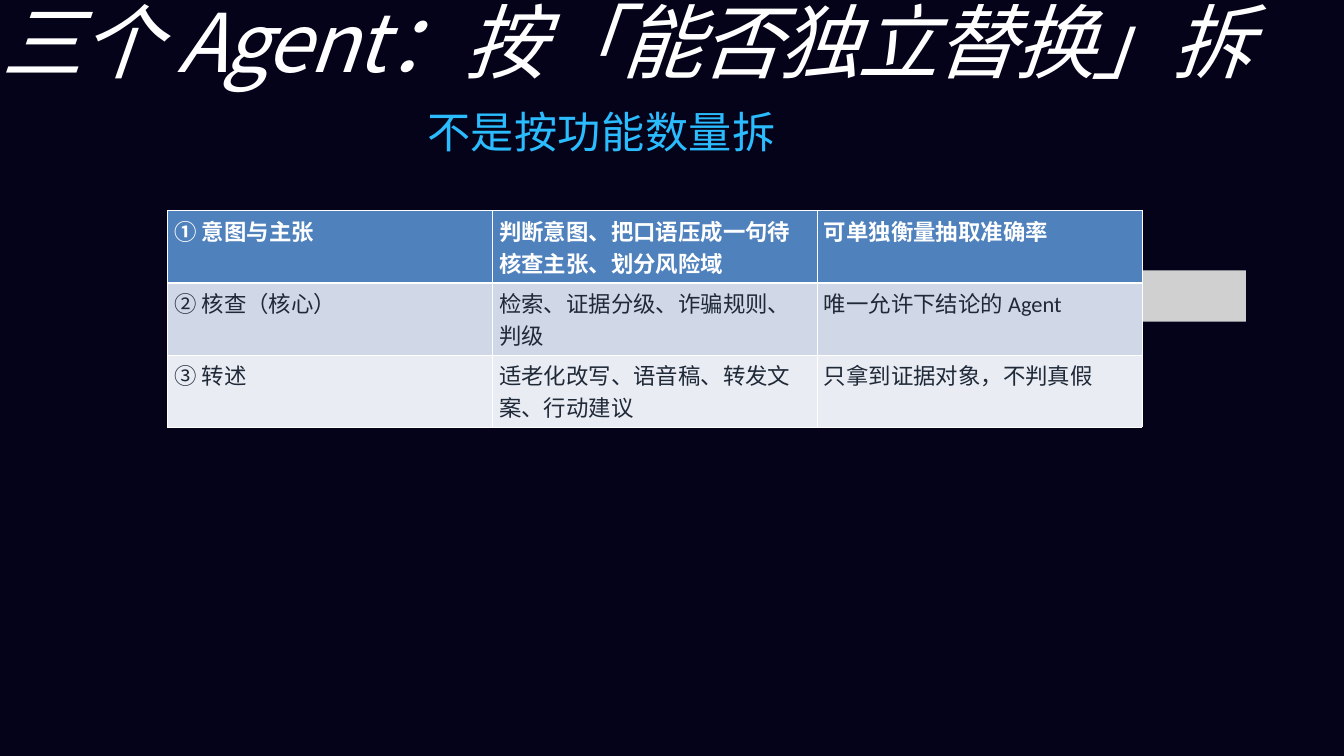
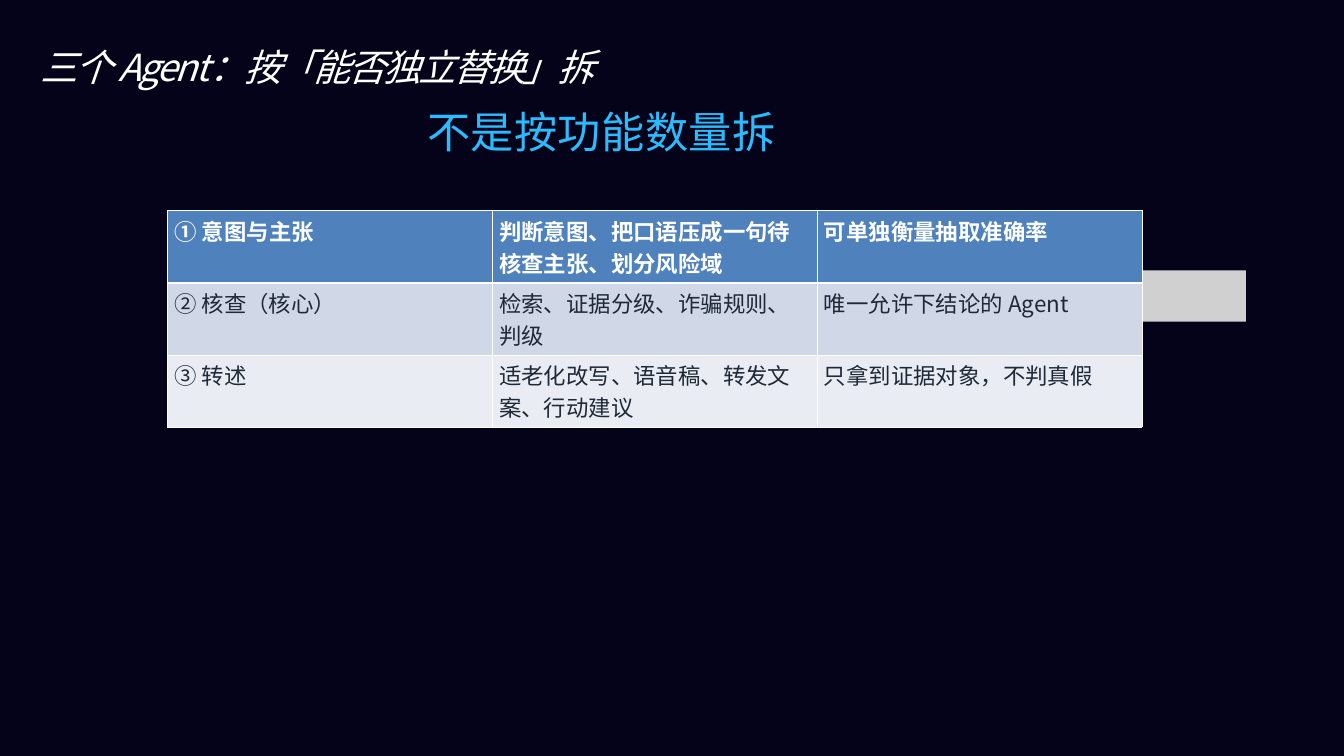
Before and after one commit to Neri0721/yinling-helper, a slide deck: slide 7 of submission/银龄核查助手答辩PPT.pptx. Drawn at 1344x756 pixels with LibreOffice and Linux fonts; fonts in the diff are those of the drawing; grey boxes stand for pictures; background and template pictures are left out. Boxes give left, top, right and bottom in pixels: in the first picture for what was removed or moved away, otherwise in the second. Text is boxed around its words. In the diff, an @@ line names an element or a change of style, - is before the commit and + after.

```diff
--- a/submission/银龄核查助手答辩PPT.pptx
+++ b/submission/银龄核查助手答辩PPT.pptx
@@ text "三个 Agent：按「能否独立替换」拆": place and size @@
-text "三个 Agent：按「能否独立替换」拆" at (2, 3, 1252, 93)
+text "三个 Agent：按「能否独立替换」拆" at (40, 49, 595, 91)
@@ text "三个 Agent：按「能否独立替换」拆" at (40, 49, 595, 91): size 86.8 to 40 pt @@
@@ text "不是按功能数量拆" at (427, 111, 775, 152): font Noto Sans CJK JP to Noto Sans CJK SC @@
@@ table at (167, 211, 1141, 427) @@
@@ font Calibri to Noto Sans CJK SC @@
```
Also in this commit, not shown: 15 other slides changed, 14 other files.
